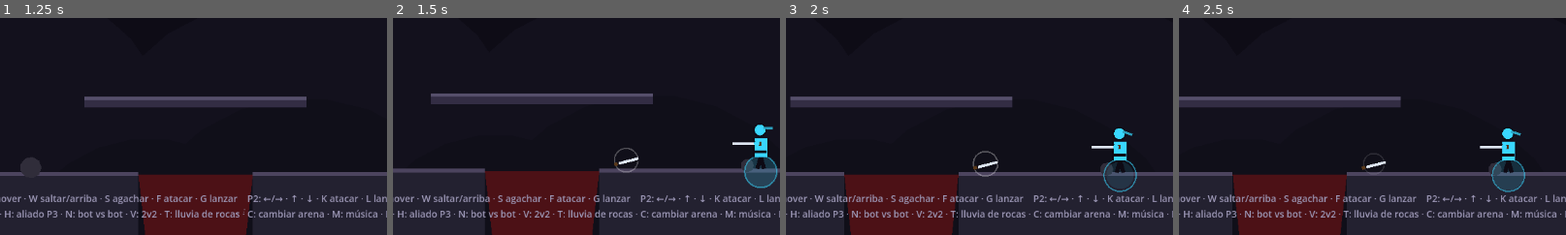
Above: before the commit, frames 1-4 (left to right).
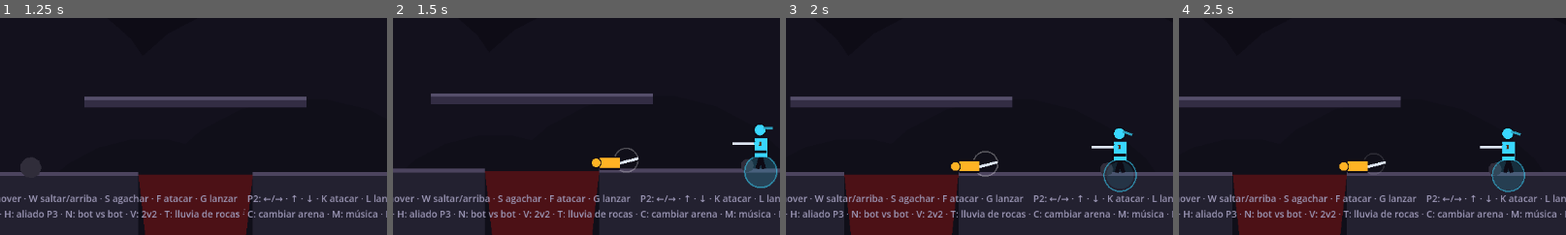
Above: after the commit, the same moments.

Repository: tigreton/nidhogg-2.1
Game: Godot game, scene res://scenes/main.tscn
The game is run twice, just before and just after one commit, with the same random seed, the same clock (stepped at 60 frames per second) and the same inputs.
Inputs:
- Up to frame 1 (1.25 s): hold D (p1_right) from 0.53 s (still down); tap F (p1_attack) at 0.6 s; tap W (p1_jump) at 0.77 s
- Up to frame 2 (1.5 s): keep holding D (p1_right); tap N (bot_vs_bot) at 1.35 s
- Up to frame 3 (2 s): keep holding D (p1_right); tap W (p1_jump) at 1.52 s; tap F (p1_attack) at 1.55 s
- Up to frame 4 (2.5 s): release D (p1_right) at 2.03 s; hold A (p1_left) from 2.03 s (still down); tap F (p1_attack) at 2.1 s
The pictures show only the part of the screen within x 8-57%, y 50-100%; the shares and areas given below are measured in that part.

Frame 1 is identical in both runs. In frame 2, 0.4% of the frame differs, in the area x 51-59%, y 63-71%; in frame 3, 0.3%; in frame 4, 0.3%.

Commit message:
Tarea 30: cadáver persistente que sale despedido y empalamiento en armas de hoja

Diff:
--- a/scripts/game.gd
+++ b/scripts/game.gd
@@ -96,6 +96,7 @@
 var ally_bot_level := 2   # dificultad del aliado P3 (0 = OFF)
 var hitstop_active := false
 var projectiles: Array[SwordProjectile] = []
+var corpses := {}
 var arrows: Array[Arrow] = []
 var pickups: Array[SwordPickup] = []
 var rocks: Array[FallingRock] = []
@@ -527,6 +528,52 @@
 		draw_circle(Vector2.ZERO, radius * f, Color(1.0, 0.75, 0.3, 0.10))
 
 
+class Corpse extends Node2D:
+	## Cadáver persistente: sale despedido girando, cae y queda tumbado.
+	## Con arma de hoja puede quedar empalado en la espada del asesino.
+	var col := Color.WHITE
+	var vel := Vector2.ZERO
+	var spin := 0.0
+	var rot := 0.0
+	var impaler: Player = null
+	var grounded := false
+
+	func _init(c: Color) -> void:
+		col = c
+
+	func _process(delta: float) -> void:
+		if impaler != null:
+			if impaler.state == Player.State.DEAD or not impaler.has_sword or impaler.attack_is_active():
+				impaler = null
+			else:
+				position = impaler.position + Vector2(impaler.facing * 44.0, -6.0)
+				queue_redraw()
+				return
+		if not grounded:
+			vel.y += 1500.0 * delta
+			position += vel * delta
+			rot += spin * delta
+			var g := get_parent()
+			var floor_y := 560.0
+			if g != null and g.has_method("_top_below"):
+				var top: float = g._top_below(position.x, position.y)
+				if top > 0.0:
+					floor_y = top
+			if position.y >= floor_y - 8.0:
+				position.y = floor_y - 8.0
+				grounded = true
+		queue_redraw()
+
+	func _draw() -> void:
+		draw_set_transform(Vector2.ZERO, 0.0 if grounded else rot, Vector2.ONE)
+		var dark := Color(0.05, 0.04, 0.08)
+		draw_line(Vector2(-16, 0), Vector2(14, 0), dark, 20.0)
+		draw_line(Vector2(-16, 0), Vector2(14, 0), col, 15.0)
+		draw_circle(Vector2(-22, 0), 8.0, dark)
+		draw_circle(Vector2(-22, 0), 6.5, col)
+		draw_set_transform(Vector2.ZERO, 0.0, Vector2.ONE)
+
+
 class BloodPool extends Node2D:
 	## Charco de sangre persistente que gotea hacia abajo.
 	var col := Color(0.5, 0.1, 0.1)
@@ -1103,6 +1150,9 @@
 	for b in blood:
 		b.queue_free()
 	blood.clear()
+	for k in corpses:
+		corpses[k].queue_free()
+	corpses.clear()
 	right_of_way = null
 	section_index = 3
 	sect_conquered = [0, 0]
@@ -1545,9 +1595,30 @@
 		_drop_sword(def.position + Vector2(0.0, -20.0), Color(0.87, 0.9, 0.95), def.weapon_id)
 	_slowmo(0.35, 0.5)
 	_burst(def.position, Color(0.95, 0.95, 1.0), 12, 260.0)
+	_spawn_corpse(def, atk)
 	sfx(def.position, "kill", -6.0)
 	shake_time = maxf(shake_time, 0.3)
 	_after_death(def, atk)
+
+
+func _spawn_corpse(def: Player, atk: Player) -> void:
+	var c := Corpse.new(Color(def.color))
+	c.position = def.position
+	if atk != null:
+		var dir := signf(def.position.x - atk.position.x)
+		if dir == 0.0:
+			dir = -float(def.facing)
+		c.vel = Vector2(dir * 300.0, -260.0)
+		c.spin = dir * randf_range(2.0, 5.0)
+		if atk.has_sword and atk.weapon_id in ["florete", "daga"]:
+			# solo las armas de hoja empalan (la tarea 23 añadió los tipos)
+			c.impaler = atk
+	else:
+		c.vel = Vector2(-float(def.facing) * 160.0, -200.0)
+		c.spin = randf_range(-3.0, 3.0)
+	c.z_index = 8
+	add_child(c)
+	corpses[def.player_id] = c
 
 
 func _after_death(def: Player, atk: Player) -> void:
@@ -1575,6 +1646,9 @@
 func _respawn(p: Player) -> void:
 	if p.state != Player.State.DEAD:
 		return
+	if corpses.has(p.player_id):
+		corpses[p.player_id].queue_free()
+		corpses.erase(p.player_id)
 	var pos := _respawn_pos(p)
 	var face := 1
 	if right_of_way != null:
--- a/test/smoke_test.gd
+++ b/test/smoke_test.gd
@@ -502,6 +502,40 @@
 	await get_tree().create_timer(0.3).timeout
 	_check(p2.state == 7 and game.blood.size() >= 1, "Sangre: la muerte deja charco")
 
+	# 24. Cadáver: empalado en la espada, suelto con un tajo, limpiado al reaparecer
+	game.round_lock = 0.0
+	p1.has_sword = true
+	p2.has_sword = true
+	p1.position = Vector2(1600.0, 531.0)
+	p2.position = Vector2(1670.0, 531.0)
+	p1.velocity = Vector2.ZERO
+	p2.velocity = Vector2.ZERO
+	p1.state = 0
+	p2.state = 0
+	p1.facing = 1
+	p2.invuln_time = 0.0
+	await get_tree().physics_frame
+	Input.action_press("p2_up")
+	await get_tree().create_timer(0.1).timeout
+	Input.action_press("p1_attack")
+	await get_tree().create_timer(0.16).timeout
+	Input.action_release("p1_attack")
+	Input.action_release("p2_up")
+	await get_tree().create_timer(0.2).timeout
+	_check(p2.state == 7 and game.corpses.has(2), "Cadáver: el cuerpo queda en escena")
+	var cx0: float = game.corpses[2].position.x
+	Input.action_press("p1_right")
+	await get_tree().create_timer(0.25).timeout
+	Input.action_release("p1_right")
+	_check(game.corpses[2].position.x > cx0 + 30.0, "Cadáver: empalado sigue a la espada del asesino")
+	Input.action_press("p1_attack")
+	await get_tree().create_timer(0.2).timeout
+	Input.action_release("p1_attack")
+	await get_tree().create_timer(0.6).timeout
+	_check(game.corpses[2].grounded, "Cadáver: tras el tajo cae y queda en el suelo")
+	await get_tree().create_timer(2.2).timeout
+	_check(game.corpses.is_empty(), "Cadáver: se limpia al reaparecer el jugador")
+
 	print("")
 	if fails.is_empty():
 		print("SMOKE OK - todas las mecánicas funcionan")
